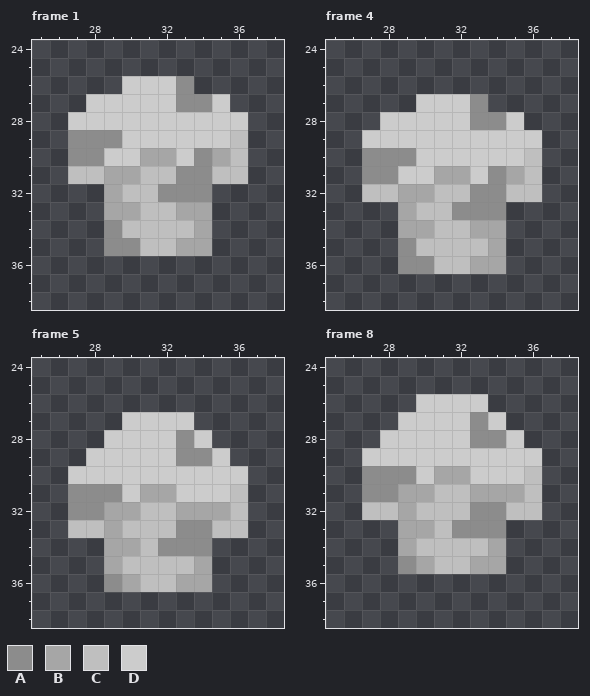
One commit to this pixel-art file: Assets/Art/Characters/Player/Idle/Player_Idle_Down.aseprite. That is the earlier state.
64x64 pixels, 8 frames. Shown: frame 1: x 25..38, y 24..38; frame 4: x 25..38, y 24..38; frame 5: x 25..38, y 24..38; frame 8: x 25..38, y 24..38. The commit also changed other frames, which this record leaves out.
Palette (. is transparent): A #8c8c8c  B #a6a6a6  C #bfbfbf  D #cccccc
Pixels before, frame 1, first column x 27:
26 ...DDDA...
27 .DDDDDAAD.
28 DDDDDDDDDD
29 AAADDDDDDC
30 AADDBBDABC
31 CCBBCCAACC
32 ..BCCAAA..
33 ..BBCCBB..
34 ..ACCCCB..
35 ..AACCBB..
Pixels before, frame 4, first column x 27:
27 ...DDDA...
28 .DDDDDAAD.
29 DDDDDDDDDD
30 AAADDDDDDC
31 AADDBBDABC
32 CCBBCCAACC
33 ..BCCAAA..
34 ..BBCCBB..
35 ..ACCCCB..
36 ..AACCBB..
Pixels before, frame 5, first column x 27:
27 ...DDDD...
28 ..DDDDAD..
29 .DDDDDAAD.
30 DDDDDDDDDD
31 AAADBBDDDC
32 AABBCCBBBC
33 CCBCCCAACC
34 ..BBCAAA..
35 ..BCCCCB..
36 ..ABCCBB..
Pixels before, frame 8, first column x 27:
26 ...DDDD...
27 ..DDDDAD..
28 .DDDDDAAD.
29 DDDDDDDDDD
30 AAADBBDDDC
31 AABBCCBBBC
32 CCBCCCAACC
33 ..BBCAAA..
34 ..BCCCCB..
35 ..ABCCBB..
Once edited:
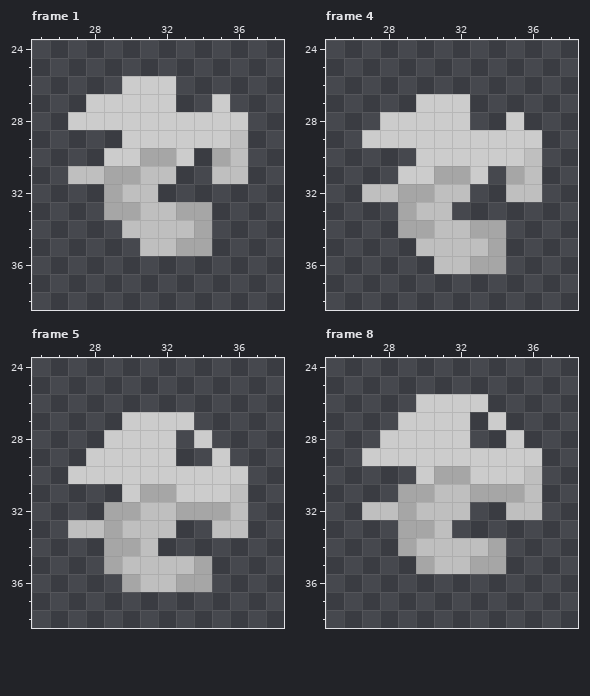
Change:
Changed rows in their new state; - is an unchanged pixel.
Frame 1, layer "Chest/Tattered":
first column x 27:
26 ------.-
27 ------..
29 ...-----
30 ..-----.
31 ------..
32 -----...
34 --.-----
35 --..----
Frame 4, layer "Chest/Tattered":
first column x 27:
27 ------.-
28 ------..
30 ...-----
31 ..-----.
32 ------..
33 -----...
35 --.-----
36 --..----
Frame 5, layer "Chest/Tattered":
first column x 27:
28 ------.-
29 ------..
31 ...-----
32 ..------
33 ------..
34 -----...
36 --.-----
Frame 8, layer "Chest/Tattered":
first column x 27:
27 ------.-
28 ------..
30 ...-----
31 ..------
32 ------..
33 -----...
35 --.-----
Pixel boxes of the changes (left, top, right, bottom) in both pictures:
erased: (68, 76, 212, 256)
erased: (362, 94, 506, 274)
erased: (68, 430, 212, 592)
erased: (362, 412, 506, 574)
